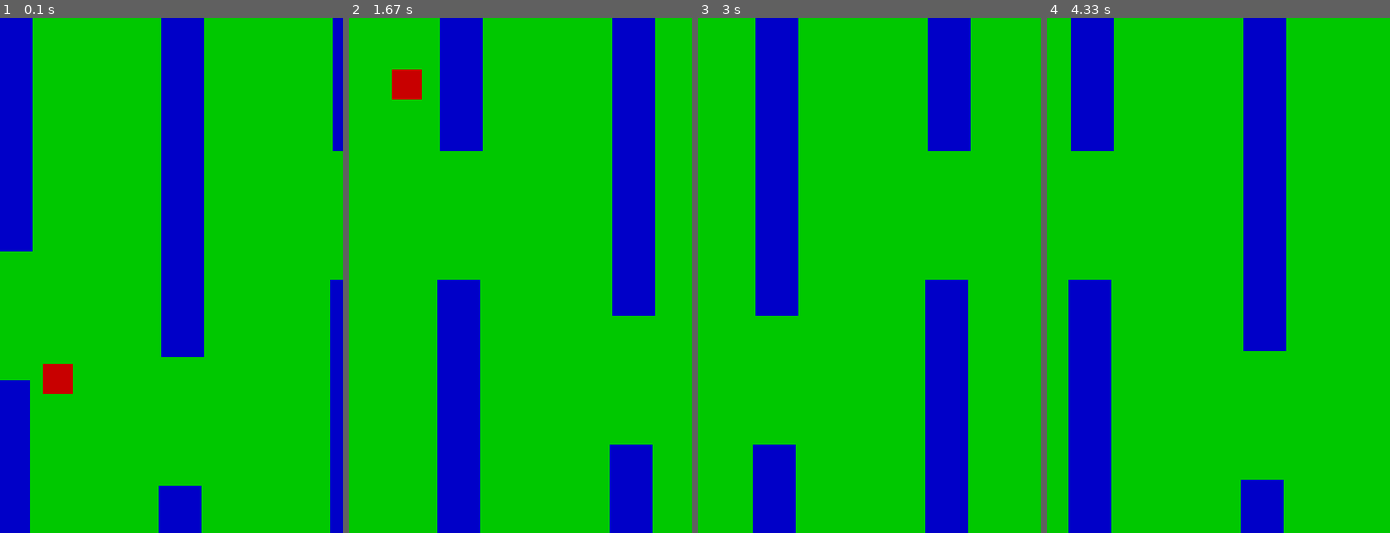
Above: before the commit, frames 1-4 (left to right).
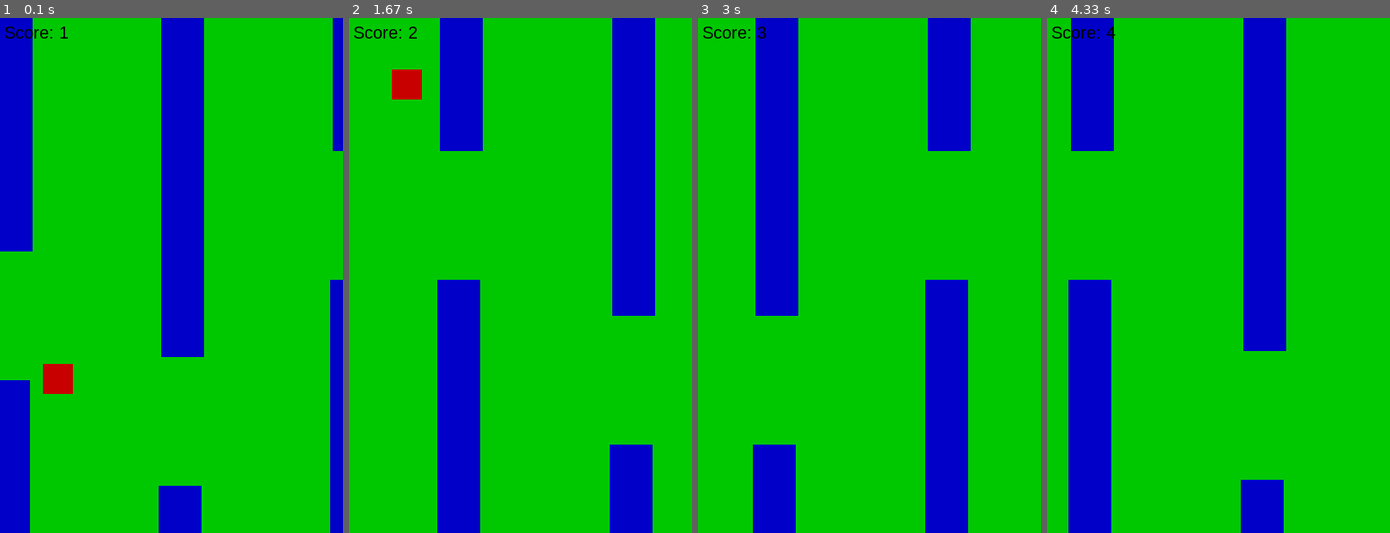
Above: after the commit, the same moments.

Repository: ThangDuc3101/learn_pygame
Game: pygame game, started from flappybird.py
The game is run twice, just before and just after one commit, with the same random seed, the same clock (stepped at 60 frames per second) and the same inputs.
Inputs:
- Up to frame 1 (0.1 s): no input
- Up to frame 2 (1.67 s): tap Space at 0.33, 0.73, 1.03, 1.23, 1.57 s
- Up to frame 3 (3 s): tap Space at 1.87, 2.07, 2.37, 2.63 s
- Up to frame 4 (4.33 s): tap Space at 3.4, 3.8, 4.1 s

The runs differ from the first frame. In frame 1, 0.2% of the frame differs, in the area x 1-20%, y 1-4%; in frame 2, 0.2%; in frame 3, 0.2%; in frame 4, 0.2%.

Commit message:
tinh-diem

Diff:
--- a/flappybird.py
+++ b/flappybird.py
@@ -8,10 +8,13 @@
 pygame.display.set_caption('Flappy Bird')
 running = True
 
+# Khoi tao mau
 GREEN = (0,200,0)
 BLUE = (0,0,200)
 RED = (200,0,0)
+BLACK = (0,0,0)
 
+# Tham so cua ong
 TUBE_WIDTH = 50
 TUBE_VELOCITY = 3
 TUBE_GAP = 150
@@ -24,6 +27,7 @@
 tube2_height = randint(100,400)
 tube3_height = randint(100,400)
 
+# Tham so cua chim
 BIRD_X = 50
 bird_y = 400
 BIRD_WIDTH = 35
@@ -32,43 +36,78 @@
 drop_velocity = 0
 GRAVITY = 0.5
 
+# Tham so tinh diem
+score = 0
+font = pygame.font.SysFont('sans',20)
+
+tube1_pass = False
+tube2_pass = False
+tube3_pass = False
+
+# Khoi tao dong ho
 clock = pygame.time.Clock()
 
 while running:
     clock.tick(60)
     screen.fill(GREEN)
 
+    # Ve ong
     pygame.draw.rect(screen, BLUE, (tube1_x,0,TUBE_WIDTH,tube1_height))
     pygame.draw.rect(screen, BLUE, (tube2_x,0,TUBE_WIDTH,tube2_height))
     pygame.draw.rect(screen, BLUE, (tube3_x,0,TUBE_WIDTH,tube3_height))
 
+    # Di chuyen ong sang trai
     tube1_x = tube1_x - TUBE_VELOCITY
     tube2_x = tube2_x - TUBE_VELOCITY
     tube3_x = tube3_x - TUBE_VELOCITY
 
+    # Ve ong doi dien
     pygame.draw.rect(screen, BLUE, (tube1_x,tube1_height+TUBE_GAP,TUBE_WIDTH,HEIGHT-tube1_height-TUBE_GAP))
     pygame.draw.rect(screen, BLUE, (tube2_x,tube2_height+TUBE_GAP,TUBE_WIDTH,HEIGHT-tube2_height-TUBE_GAP))
     pygame.draw.rect(screen, BLUE, (tube3_x,tube3_height+TUBE_GAP,TUBE_WIDTH,HEIGHT-tube3_height-TUBE_GAP))
 
+    # Ve chu
+    score_txt = font.render("Score: "+str(score),True,BLACK)
+    screen.blit(score_txt,(5,5))
+
+    # Ve chim
     pygame.draw.rect(screen, RED, (BIRD_X,bird_y,BIRD_WIDTH,BIRD_HEIGHT))
 
-    if tube1_x < - TUBE_WIDTH:
+    # Tao ong moi
+    if tube1_x < -TUBE_WIDTH:
         tube1_x = 550
         tube1_height = randint(100,400)
-    if tube2_x < - TUBE_WIDTH:
+        tube1_pass = False
+    if tube2_x < -TUBE_WIDTH:
         tube2_x = 550
         tube2_height = randint(100,400)
-    if tube3_x < - TUBE_WIDTH:
+        tube2_pass = False
+    if tube3_x < -TUBE_WIDTH:
         tube3_x = 550
         tube3_height = randint(100,400)
+        tube3_pass = False
 
+    # Chim roi
     bird_y += drop_velocity
     drop_velocity += GRAVITY
+
+    # Cap nhat diem
+    if tube1_x + TUBE_WIDTH <= BIRD_X and tube1_pass == False:
+        score += 1
+        tube1_pass = True
+    if tube2_x + TUBE_WIDTH <= BIRD_X and tube2_pass == False:
+        score += 1
+        tube2_pass = True
+    if tube3_x + TUBE_WIDTH <= BIRD_X and tube3_pass == False:
+        score += 1
+        tube3_pass = True
 
     for event in pygame.event.get():
         if event.type == pygame.QUIT:
             running = False
+
         if event.type == pygame.KEYDOWN:
+            # Nhan nut SPACE => di chuyen chim đi len
             if event.key == pygame.K_SPACE:
                 drop_velocity = 0
                 drop_velocity -= 10
